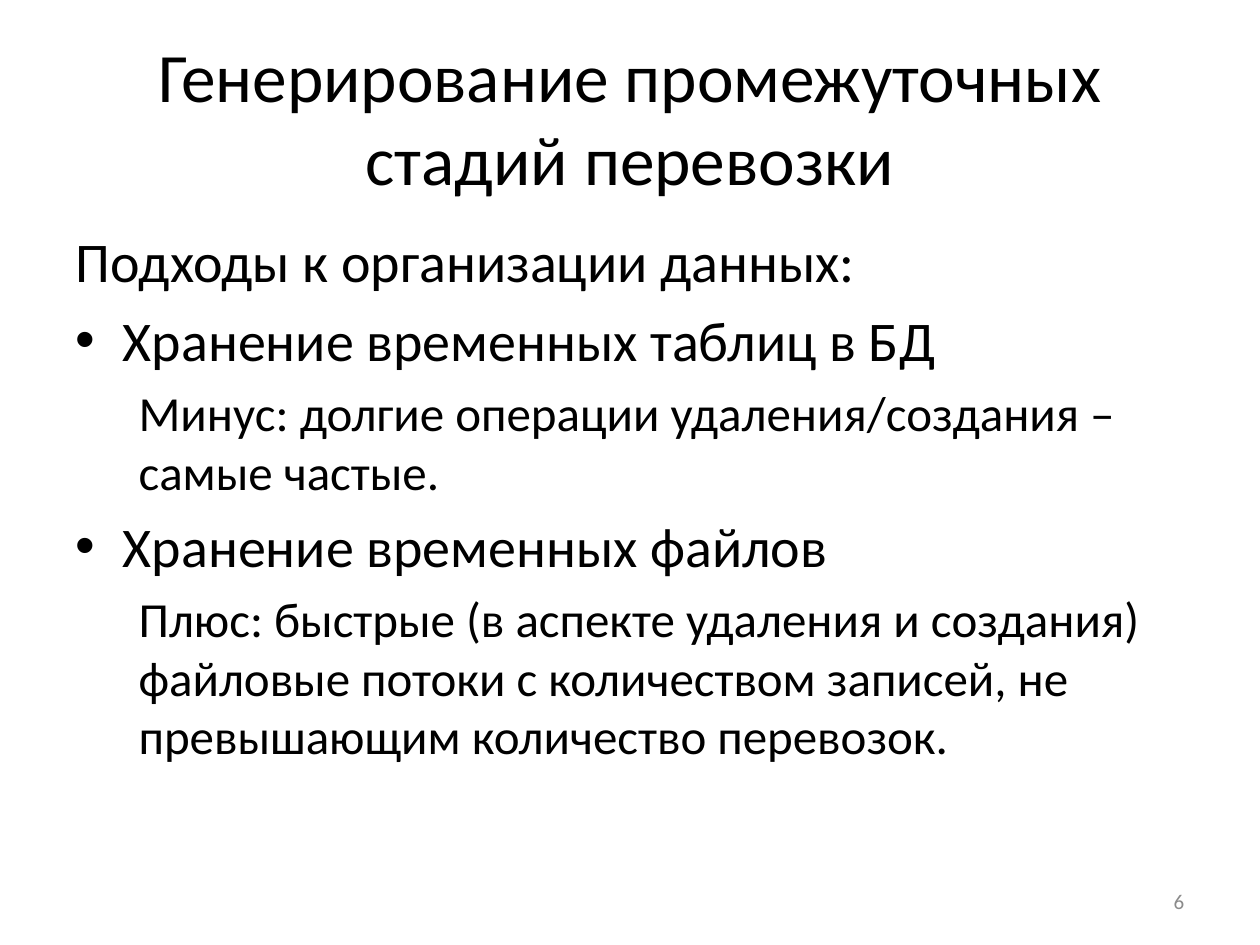
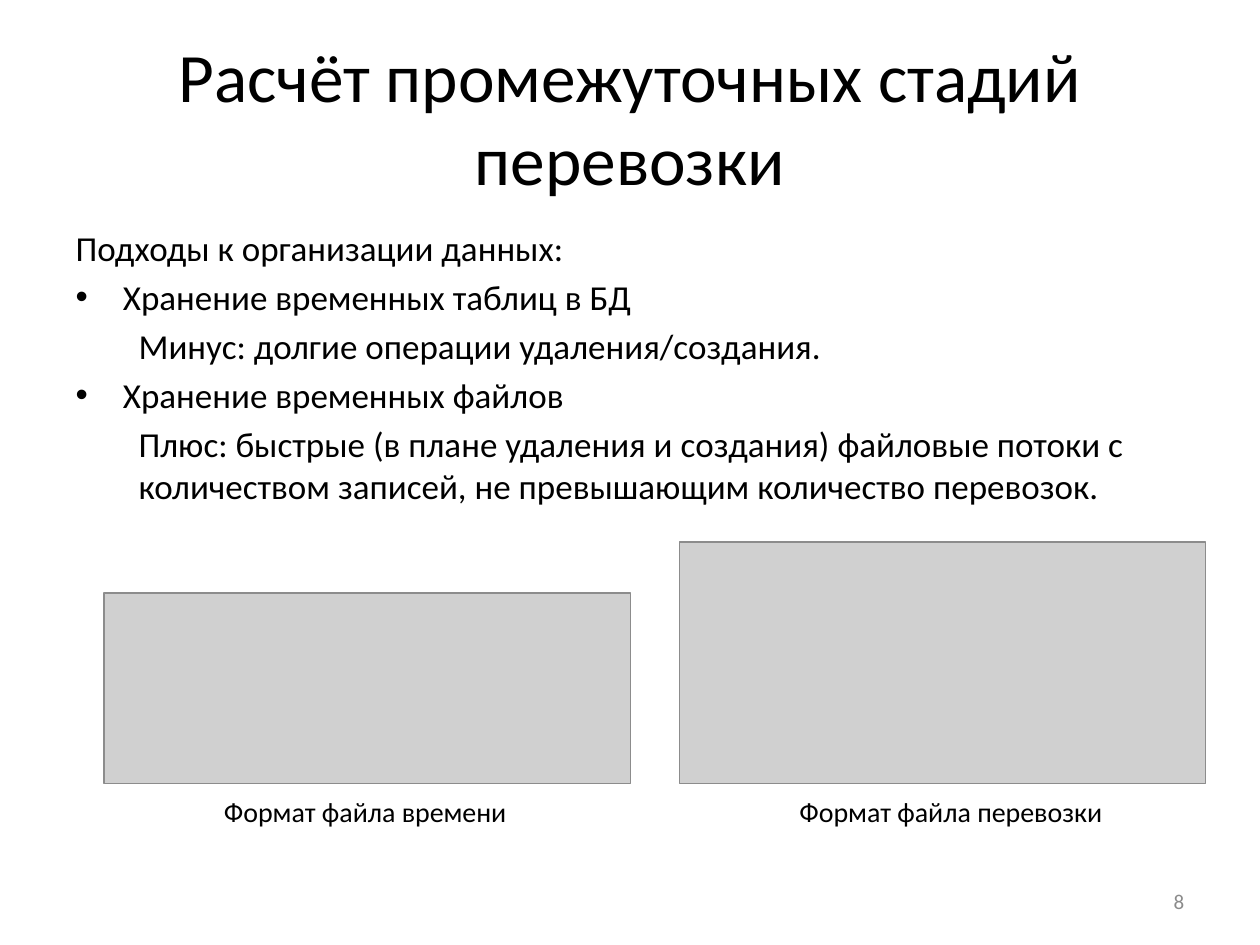
Before and after one commit to SanSanch5/BachelorDiplom, a slide deck: slide 8 of РПЗ/Презентация.pptx (slide 6 before the commit). Drawn at 1260x945 pixels with LibreOffice and Linux fonts; fonts in the diff are those of the drawing; grey boxes stand for pictures. Boxes give left, top, right and bottom in pixels: in the first picture for what was removed or moved away, otherwise in the second. Text is boxed around its words. In the diff, an @@ line names an element or a change of style, - is before the commit and + after.

Commit message:
Добавлен модуль исследования зависимости времени расчёта от количества потоков. Отредактировано РПЗ

```diff
--- a/РПЗ/Презентация.pptx
+++ b/РПЗ/Презентация.pptx
@@ title at <box>179,55,1081,197</box>: text changed @@
-Генерирование промежуточных стадий перевозки
+Расчёт промежуточных стадий перевозки
@@ text at <box>76,238,631,414</box>: size 32 to 20 pt in "Подходы к организации данных:", "Хранение временных таблиц в БД", "Хранение временных файлов"; less space between paragraphs @@
@@ text at <box>139,334,820,365</box>: text changed; size 28 to 20 pt @@
-  Минус: долгие операции удаления/создания – самые частые.
+  Минус: долгие операции удаления/создания.
@@ text at <box>139,431,1123,505</box>: text changed; size 28 to 20 pt @@
-  Плюс: быстрые (в аспекте удаления и создания) файловые потоки с количеством записей, не превышающим количество перевозок.
+  Плюс: быстрые (в плане удаления и создания) файловые потоки с количеством записей, не превышающим количество перевозок.
@@ picture added at <box>679,542,1206,784</box> @@
@@ picture added at <box>105,593,631,784</box> @@
@@ text added at <box>224,803,507,827</box>, 16 pt, text #000000 @@
+Формат файла времени
@@ text added at <box>799,803,1102,827</box>, 16 pt, text #000000 @@
+Формат файла перевозки
@@ page number at <box>1174,895,1185,909</box>: text changed @@
-6
+8
```
Also in this commit, not shown: 2 other slides changed, 10 slides added, 7 slides removed, 23 other files.
